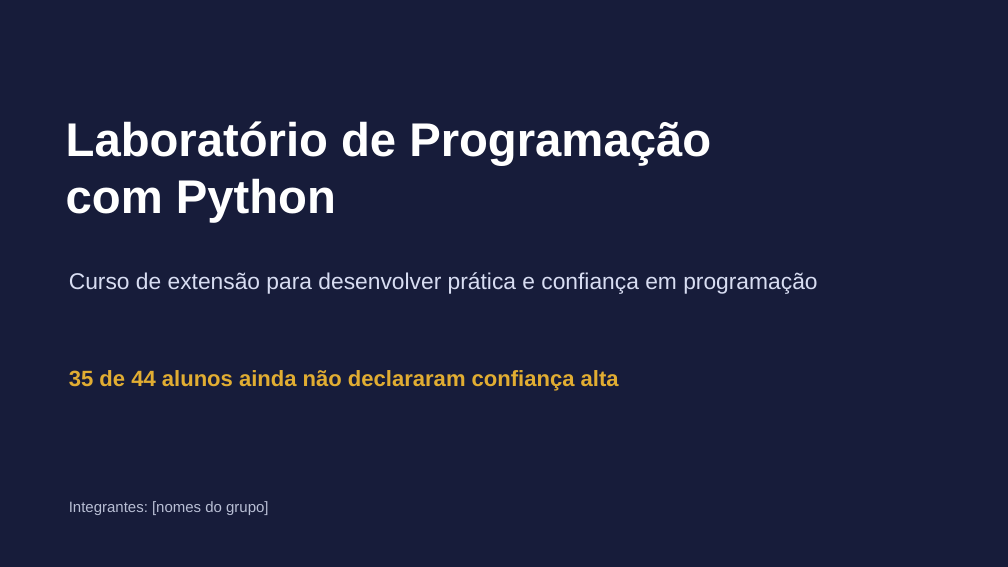
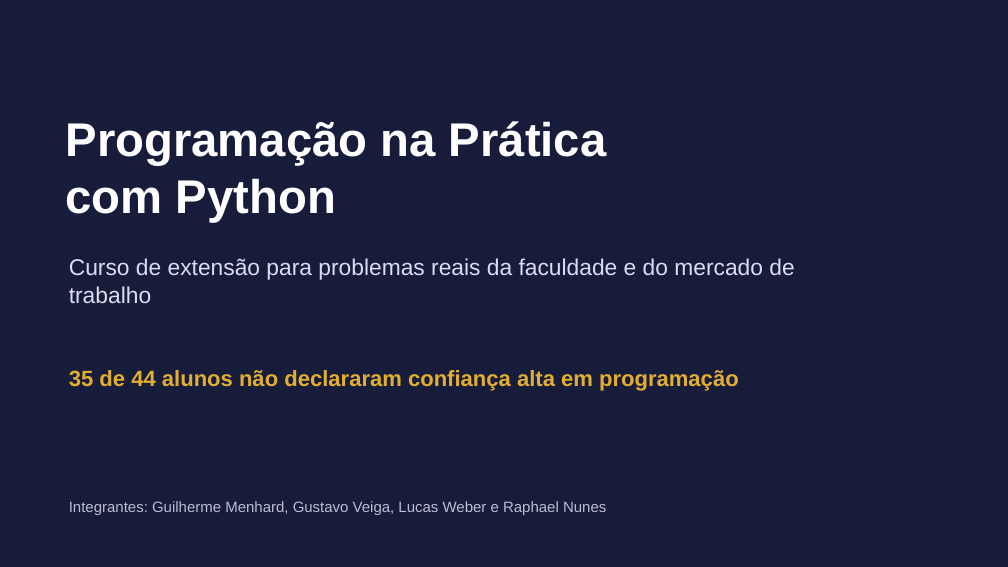
Before and after one commit to raphael-amaral/pitch-probabilidade-estatistica, a slide deck: slide 1 of output/presentation/pitch-curso-extensao-python-final.pptx. Drawn at 1008x567 pixels with LibreOffice and Linux fonts; fonts in the diff are those of the drawing. Boxes give left, top, right and bottom in pixels: in the first picture for what was removed or moved away, otherwise in the second. Text is boxed around its words. In the diff, an @@ line names an element or a change of style, - is before the commit and + after.

```diff
--- a/output/presentation/pitch-curso-extensao-python-final.pptx
+++ b/output/presentation/pitch-curso-extensao-python-final.pptx
@@ text at (x1=66, y1=121, x2=607, y2=166): text changed @@
-Laboratório de Programação
+Programação na Prática
@@ text at (x1=69, y1=258, x2=794, y2=303): text changed; size 21.8 to 21.7 pt @@
-Curso de extensão para desenvolver prática e confiança em programação
+Curso de extensão para problemas reais da faculdade e do mercado de trabalho
@@ text at (x1=69, y1=370, x2=739, y2=391): text changed @@
-35 de 44 alunos ainda não declararam confiança alta
+35 de 44 alunos não declararam confiança alta em programação
@@ text at (x1=69, y1=501, x2=606, y2=515): text changed; size 14.2 to 14.3 pt @@
-Integrantes: [nomes do grupo]
+Integrantes: Guilherme Menhard, Gustavo Veiga, Lucas Weber e Raphael Nunes
```
Also in this commit, not shown: 3 other slides changed, 2 slides added, 1 slide removed, 3 other files.
